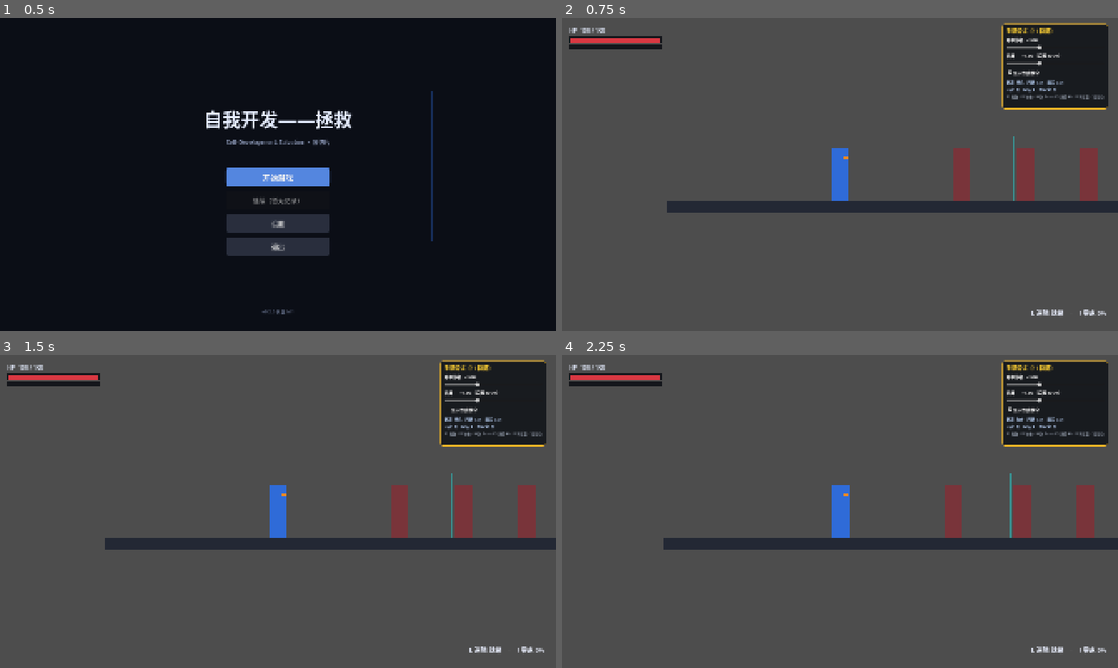
Above: before the commit, frames 1-4 (two rows, left to right).
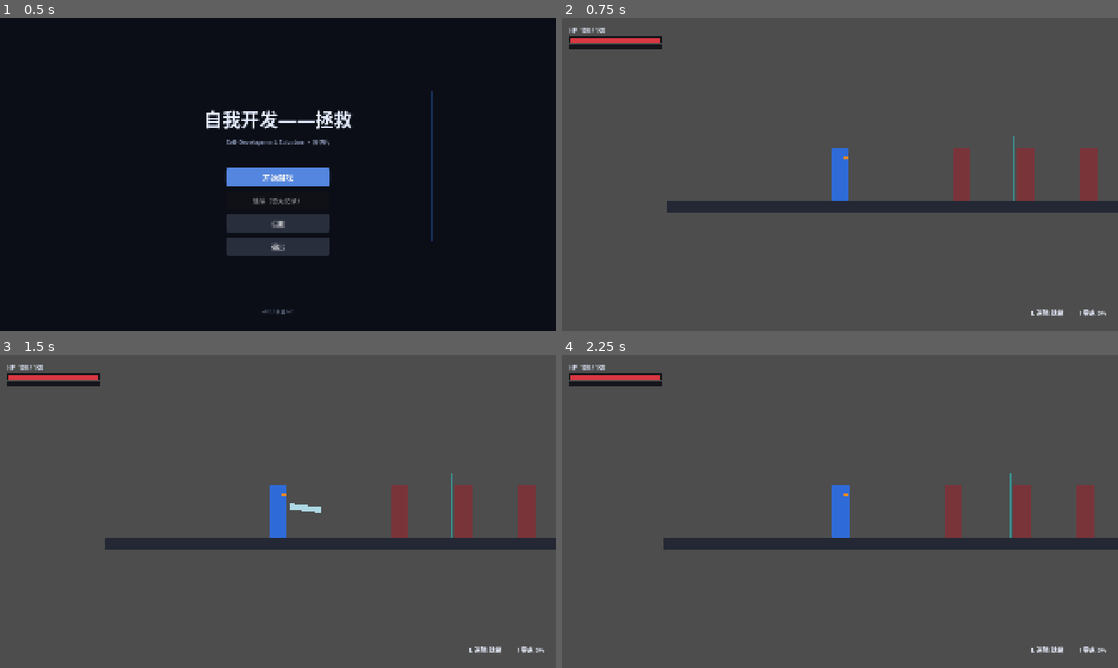
Above: after the commit, the same moments.

Repository: e-fity/self-development-salvation
Game: Godot game, scene res://scenes/ui/title.tscn
Same seed, same stepped clock (60 frames per second), same inputs: the game is played once before the commit and once after it.
Inputs (mouse positions are in pixels of both pictures, inside the frame that each line leads up to):
- Up to frame 1 (0.5 s): no input
- Up to frame 2 (0.75 s): click "开始游戏" at 0.5 s
- Up to frame 3 (1.5 s): click (494, 408) at 1.25 s, where only the run before the commit has a clickable "显示伤害数字"
- Up to frame 4 (2.25 s): tap Enter (ui_accept) at 2 s; move the mouse to (962, 495) at 2.02 s; hold D (move_right) from 2.03 s (still down); click (962, 495) at 2.1 s

Frame 1 is identical in both runs. In frame 2, 5.1% of the frame differs, in the area x 79-99%, y 1-30%; in frame 3, 5.2%, in the area x 52-99%, y 1-51%; in frame 4, 5.1%.

Commit message:
test(accept): 增加真窗口自动验收脚本与两张界面修正
auto_accept.tscn 在真实窗口里跑标题-关卡-连招-技能-Boss-结算，
注入按键、抓 7 张截图并输出延迟/伤害/位移/帧率数据，24 项断言全过。
顺带修：调试面板默认收起（不再遮连击数），结算时隐藏教学提示。
README/工程规范/验收清单/审查报告同步自动验收用法与实测数字。

Diff:
--- a/game/scenes/levels/level.gd
+++ b/game/scenes/levels/level.gd
@@ -101,8 +101,8 @@
 	print("[结算] 用时 %.1fs  受伤 %d  最高连击 %d  金币 %d" % [
 		elapsed, stats["hits"], stats["max_combo"], stats["gold"]])
 
-	# 结算时隐藏战斗 HUD 和调试面板，避免透过结算页
-	for node_name in ["HUD", "DebugPanel"]:
+	# 结算时隐藏战斗 HUD、调试面板和教学提示，避免透过结算页
+	for node_name in ["HUD", "DebugPanel", "Tutorial"]:
 		var n := get_node_or_null(node_name)
 		if n != null:
 			n.visible = false
--- a/game/scenes/ui/debug_panel.gd
+++ b/game/scenes/ui/debug_panel.gd
@@ -18,7 +18,8 @@
 func _ready() -> void:
 	layer = 100
 	_build()
-	visible = true
+	# 默认收起：右上角连击数属于战斗信息，别让调试面板长期遮住；F1 打开
+	visible = false
 
 
 func _build() -> void:
--- /dev/null
+++ b/game/tests/auto_accept.gd
@@ -0,0 +1,268 @@
+extends Node2D
+## 自动验收：在真窗口里跑一遍关键流程，抓截图与可量化指标。
+##
+## 用法（仓库根目录）：
+##   $env:SALVATION_SHOT_DIR = "$PWD\_backup\shots"
+##   $env:SALVATION_SAVE_DIR = "$PWD\_backup\test-save"
+##   godot --path game res://tests/auto_accept.tscn --resolution 1280x720
+##
+## 退出码：0 = 所有自动断言通过；1 = 有失败项（明细见输出与 auto_accept.json）。
+## 说明：这里验证的是「逻辑与渲染」，不是「手感」。音频、动画观感、真实输入延迟仍需人工。
+
+const TITLE_SCENE := "res://scenes/ui/title.tscn"
+const LEVEL_SCENE := "res://scenes/levels/level.tscn"
+const SHOT_FALLBACK := "user://shots"
+
+var shot_dir := ""
+var fails := 0
+var checks: Array[Dictionary] = []
+var shots: Array[String] = []
+
+var player: Node = null
+var level: Node = null
+var boss: Node = null
+var latency_frames := -1
+var combo_damage := -1.0
+var dodge_dx := -1.0
+var energy_after_ult := -1.0
+var fps_avg := -1.0
+var fps_min := -1.0
+var boss_engaged := false
+var results_shown := false
+
+func _ready() -> void:
+	shot_dir = OS.get_environment("SALVATION_SHOT_DIR")
+	if shot_dir.is_empty():
+		shot_dir = SHOT_FALLBACK
+	DirAccess.make_dir_recursive_absolute(shot_dir)
+	Debug.invincible = true
+	Debug.freeze_ai = false
+	await _run()
+	_report()
+	get_tree().quit(0 if fails == 0 else 1)
+
+func _run() -> void:
+	await _stage_title()
+	await _stage_level()
+	await _stage_latency()
+	await _stage_combo()
+	await _stage_dodge()
+	await _stage_skills()
+	await _stage_boss()
+	await _stage_results()
+
+# ---------- 阶段 ----------
+
+func _stage_title() -> void:
+	var title: Node = load(TITLE_SCENE).instantiate()
+	add_child(title)
+	await _wait(0.9)
+	await _shot("01_title.png")
+	title.queue_free()
+	await _wait(0.2)
+
+func _stage_level() -> void:
+	level = load(LEVEL_SCENE).instantiate()
+	get_tree().root.add_child(level)
+	get_tree().current_scene = level
+	await _wait(0.8)
+	player = get_tree().get_first_node_in_group("player")
+	_check(player != null, "关卡加载后有玩家")
+	var panel: Node = level.get_node_or_null("DebugPanel")
+	_check(panel != null and not panel.visible, "调试面板默认收起")
+	await _shot("02_level.png")
+
+func _stage_latency() -> void:
+	if player == null:
+		return
+	Debug.freeze_ai = true
+	player.global_position = Vector2(200.0, 0.0)
+	player.set("_facing", 1)
+	await _wait(0.2)
+	var f0 := Engine.get_physics_frames()
+	_tap("attack")
+	for i in 6:
+		await get_tree().physics_frame
+		if player.state == player.State.ATTACK:
+			latency_frames = Engine.get_physics_frames() - f0
+			break
+	_check(latency_frames >= 0 and latency_frames <= 2, "按键到起手 ≤2 物理帧（实测 %d）" % latency_frames)
+	await _wait(0.5)
+
+func _stage_combo() -> void:
+	if player == null:
+		return
+	var dummy := _nearest_enemy(Vector2(420.0, 0.0))
+	if dummy == null:
+		_check(false, "找到可攻击的木桩")
+		return
+	player.global_position = Vector2(dummy.global_position.x - 70.0, 0.0)
+	player.set("_facing", 1)
+	await _wait(0.25)
+	var hp0: float = dummy.get("hp")
+	# 按人类节奏：第二段在首段收招前 0.1s 内按下，第三段在第二段收招前按下
+	_tap("attack")
+	await _wait(0.25)
+	await _shot("03_hit.png")
+	await _wait(0.10)
+	_tap("attack")
+	await _wait(0.55)
+	_tap("attack")
+	await _wait(1.0)
+	combo_damage = hp0 - float(dummy.get("hp"))
+	_check(combo_damage >= 30.0, "三连伤害 ≥30（实测 %.0f）" % combo_damage)
+	_check(player.combo >= 3, "三连后连击数 ≥3（实测 %d）" % player.combo)
+
+func _stage_dodge() -> void:
+	if player == null:
+		return
+	await _wait(0.4)
+	var x0: float = player.global_position.x
+	_tap("dodge")
+	var saw_invuln := false
+	for i in 4:
+		await get_tree().physics_frame
+		if player.invulnerable:
+			saw_invuln = true
+	_check(saw_invuln, "闪避前 4 帧内出现无敌")
+	await _wait(0.5)
+	dodge_dx = absf(player.global_position.x - x0)
+	_check(dodge_dx >= 120.0, "闪避位移 ≥120px（实测 %.0f）" % dodge_dx)
+
+func _stage_skills() -> void:
+	if player == null:
+		return
+	player.energy = 0.0
+	player.global_position = Vector2(340.0, 0.0)
+	player.set("_facing", 1)
+	await _wait(0.3)
+	_tap("skill2")
+	for i in 3:
+		await get_tree().physics_frame
+	_check(player.state == player.State.SKILL2, "L 逆鳞进入 SKILL2")
+	await _wait(0.3)
+	await _shot("04_skill2.png")
+	_check(player.skill2_cd >= 9.9, "逆鳞判定后进入 10s CD（实测 %.1f）" % player.skill2_cd)
+	await _wait(0.7)
+
+	player.energy = player.max_energy
+	_tap("ultimate")
+	var saw_invuln := false
+	var saw_state := false
+	for i in 60:
+		await get_tree().physics_frame
+		if player.state == player.State.ULTIMATE:
+			saw_state = true
+		if player.invulnerable:
+			saw_invuln = true
+			break
+	_check(saw_state, "I 零点进入 ULTIMATE")
+	_check(saw_invuln, "零点判定帧无敌")
+	await _shot("05_ultimate.png")
+	await _wait(1.4)
+	energy_after_ult = player.energy
+	_check(energy_after_ult <= 6.0, "零点命中后能量清零（实测 %.0f）" % energy_after_ult)
+
+func _stage_boss() -> void:
+	Debug.freeze_ai = false
+	boss = get_tree().get_first_node_in_group("boss")
+	if boss == null:
+		_check(false, "Boss 存在")
+		return
+	Debug.warp_to_boss()
+	await _wait(1.2)
+	boss_engaged = bool(boss.get("active"))
+	_check(boss_engaged, "玩家靠近后 Boss 激活")
+	await _shot("06_boss.png")
+
+	# 采样 4 秒帧率（Boss 阶段 1 实战）
+	var t0 := Time.get_ticks_msec()
+	var samples: Array[float] = []
+	while Time.get_ticks_msec() - t0 < 4000:
+		samples.append(Engine.get_frames_per_second())
+		await get_tree().process_frame
+	if samples.is_empty():
+		_check(false, "帧率采样非空")
+		return
+	samples.sort()
+	fps_avg = _mean(samples)
+	fps_min = samples[0]
+	var p1: float = samples[maxi(0, int(samples.size() * 0.01) - 1)]
+	_check(fps_avg >= 55.0, "Boss 战平均帧率 ≥55（实测 %.1f）" % fps_avg)
+	_check(p1 >= 30.0, "1%% low ≥30（实测 %.1f）" % p1)
+
+func _stage_results() -> void:
+	if boss == null or not is_instance_valid(boss):
+		return
+	boss.set("hp", 5.0)
+	boss.take_hit(99999.0, 1, 0.0)
+	await _wait(2.4)
+	results_shown = bool(get_tree().paused)
+	_check(results_shown, "Boss 死亡后进入结算（暂停）")
+	var tut: Node = level.get_node_or_null("Tutorial")
+	_check(tut == null or not tut.visible, "结算时隐藏教学提示")
+	await _shot("07_results.png")
+
+# ---------- 工具 ----------
+
+func _tap(action: String) -> void:
+	Input.action_press(action)
+	await get_tree().physics_frame
+	Input.action_release(action)
+
+func _wait(seconds: float) -> void:
+	await get_tree().create_timer(seconds, true, false, true).timeout
+
+func _shot(name: String) -> void:
+	await RenderingServer.frame_post_draw
+	var img := get_viewport().get_texture().get_image()
+	var path := shot_dir.path_join(name)
+	var err := img.save_png(path)
+	if err == OK:
+		shots.append(path)
+	_check(err == OK, "截图 %s" % name)
+
+func _nearest_enemy(around: Vector2) -> Node:
+	var best: Node = null
+	var best_d := INF
+	for n in get_tree().get_nodes_in_group("enemy"):
+		if not is_instance_valid(n):
+			continue
+		var d: float = absf((n as Node2D).global_position.x - around.x)
+		if d < best_d:
+			best_d = d
+			best = n
+	return best
+
+func _mean(values: Array[float]) -> float:
+	var total := 0.0
+	for v in values:
+		total += v
+	return total / float(values.size())
+
+func _check(ok: bool, name: String) -> void:
+	if not ok:
+		fails += 1
+	checks.append({"ok": ok, "name": name})
+	print("[%s] %s" % ["PASS" if ok else "FAIL", name])
+
+func _report() -> void:
+	var payload := {
+		"fails": fails,
+		"checks": checks,
+		"latency_frames": latency_frames,
+		"combo_damage": combo_damage,
+		"dodge_dx": dodge_dx,
+		"energy_after_ult": energy_after_ult,
+		"fps_avg": fps_avg,
+		"fps_min": fps_min,
+		"boss_engaged": boss_engaged,
+		"results_shown": results_shown,
+		"shots": shots,
+	}
+	var file := FileAccess.open(shot_dir.path_join("auto_accept.json"), FileAccess.WRITE)
+	if file != null:
+		file.store_string(JSON.stringify(payload, "  "))
+		file.close()
+	print("ACCEPT 通过 %d / 失败 %d，截图 %d 张，目录 %s" % [
+		checks.size() - fails, fails, shots.size(), shot_dir])
--- /dev/null
+++ b/game/tests/auto_accept.tscn
@@ -0,0 +1,6 @@
+[gd_scene load_steps=2 format=3]
+
+[ext_resource type="Script" path="res://tests/auto_accept.gd" id="1"]
+
+[node name="AutoAccept" type="Node2D"]
+script = ExtResource("1")
Not shown, changed: docs/代码审查报告.md
Not shown, changed: docs/工程规范.md
Not shown, changed: docs/验收清单.md
